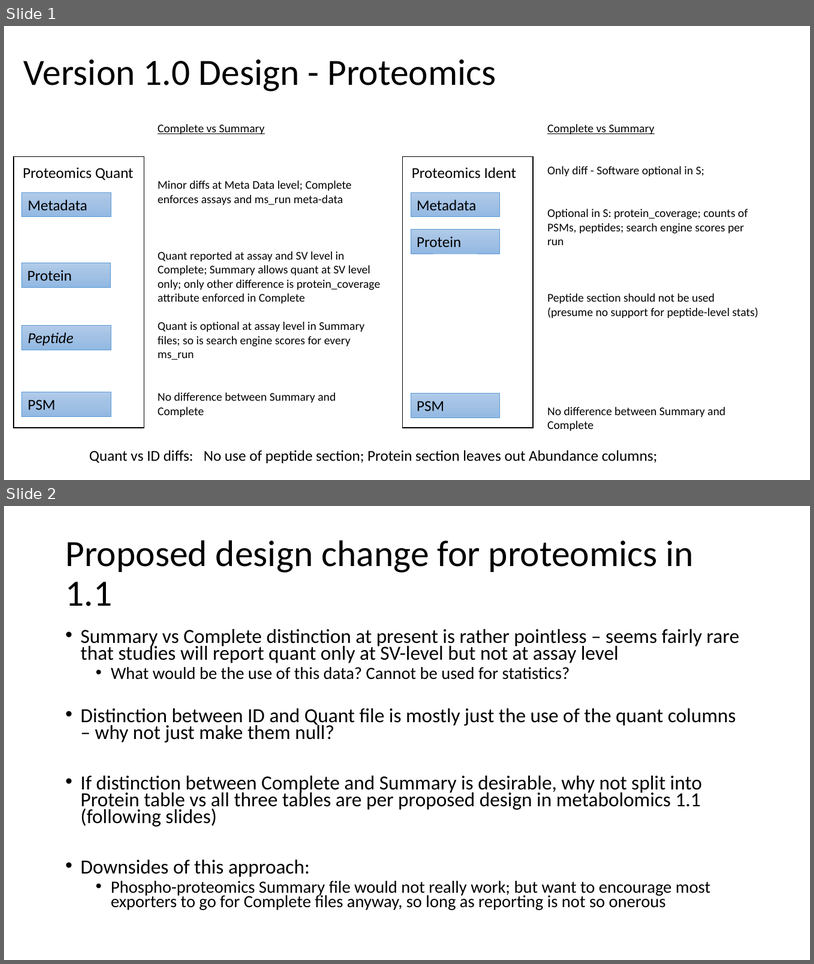
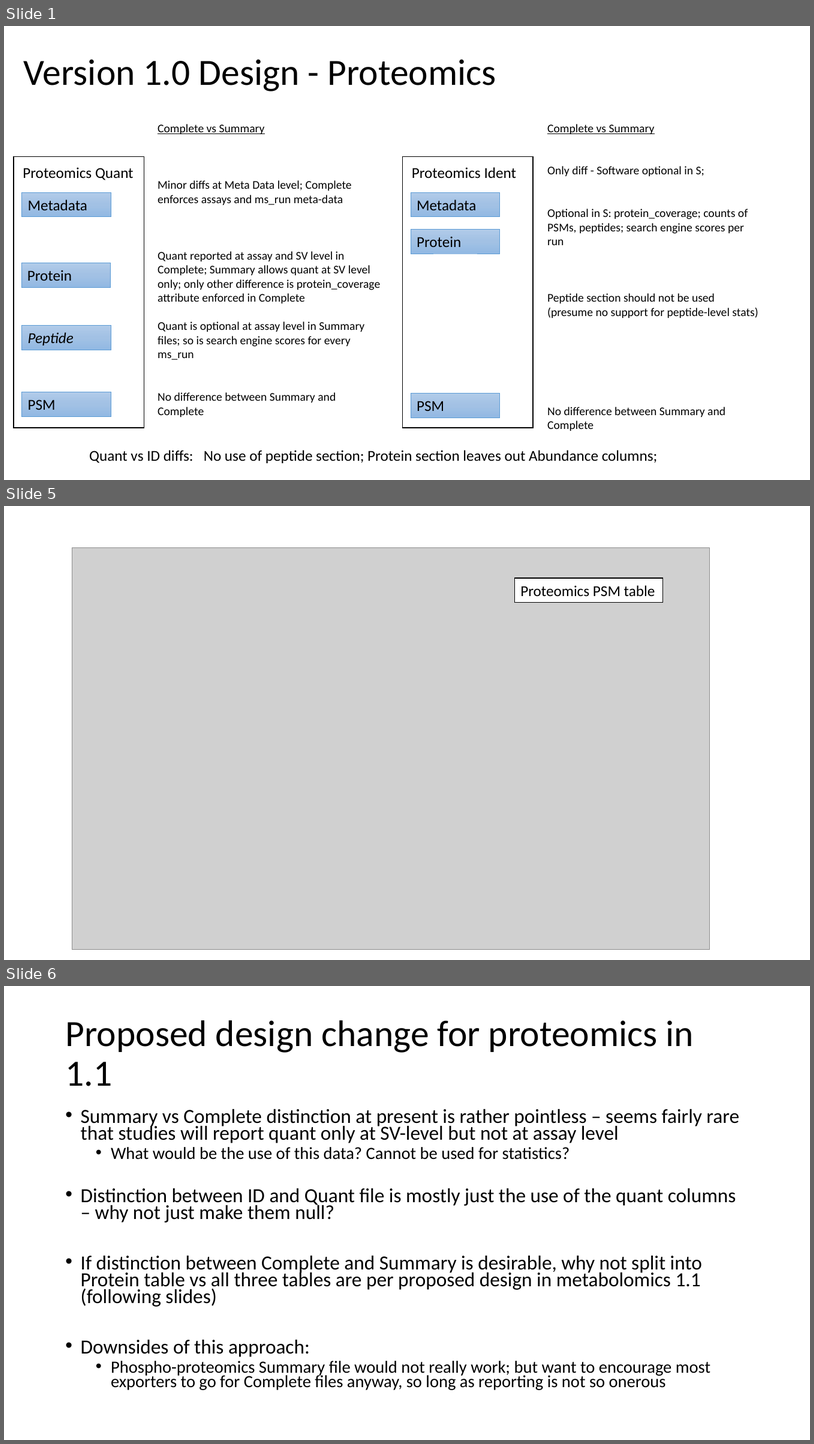
Before and after one commit to HUPO-PSI/mzTab, a slide deck: specification_document/1_1_draft_specs/Version11_design_considerations.pptx. Shown one above the other, each under a label of ours: slides 1 and 2 before the commit, slides 1, 5 and 6 after it; the slides between them are not shown. The pictures are 814x964 and 814x1444 pixels, drawn with LibreOffice and Linux fonts; fonts in the diff are those of the drawing; grey boxes stand for pictures. Boxes give left, top, right and bottom in pixels: in the first picture for what was removed or moved away, otherwise in the second. Text is boxed around its words. In the diff, an @@ line names an element or a change of style, - is before the commit and + after.

```diff
--- a/specification_document/1_1_draft_specs/Version11_design_considerations.pptx
+++ b/specification_document/1_1_draft_specs/Version11_design_considerations.pptx
@@ slide 5 added at (4,506,810,960), background #FFFFFF @@
@@ picture added at (72,548,710,950) @@
@@ rectangle added at (515,578,663,602), fill #FFFFFF, outline #000000 1 pt, 18 pt, text #000000 @@
+Proteomics PSM table
@@ what was slide 2 is now slide 6 @@
```
Also in this commit, not shown: 4 slides changed, 5 other slides added.
